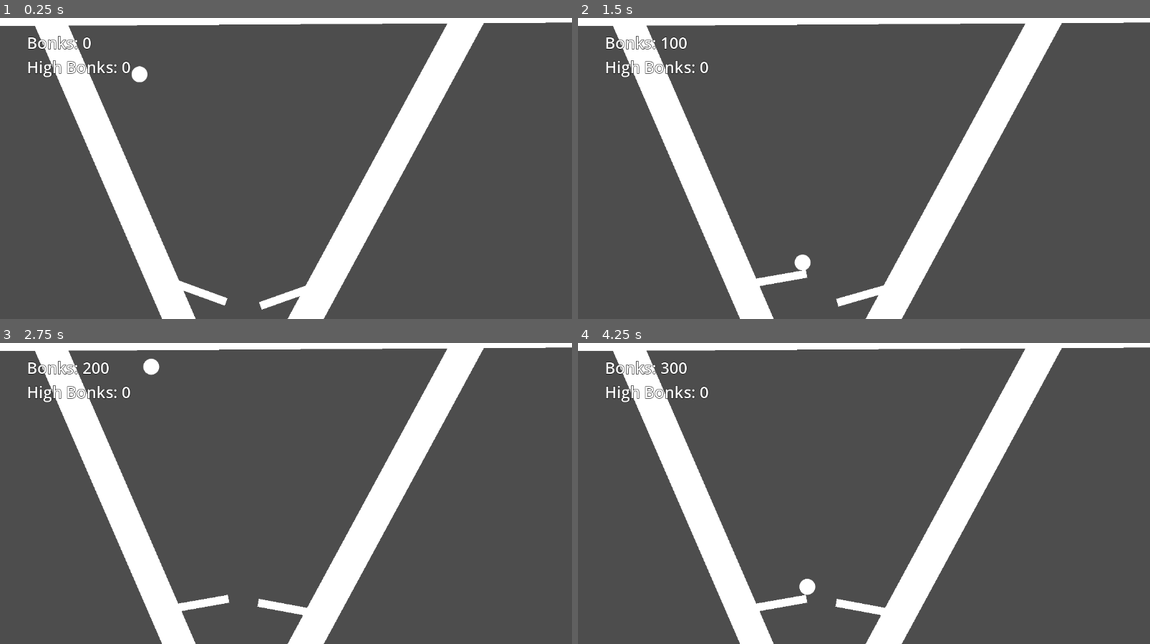
Above: before the commit, frames 1-4 (two rows, left to right).
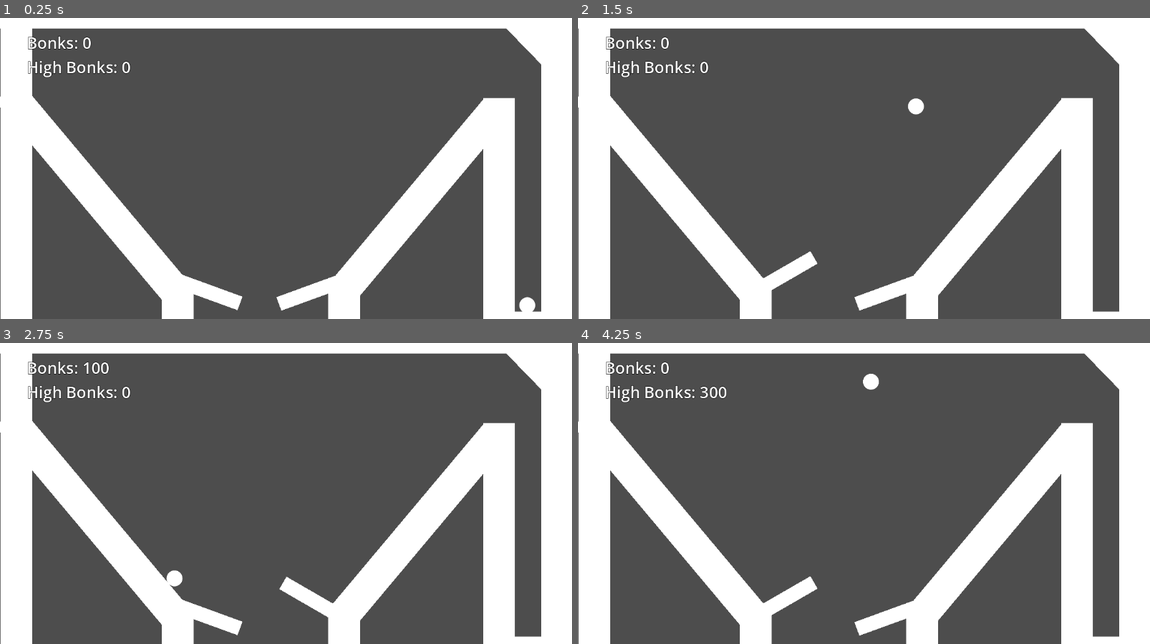
Above: after the commit, the same moments.

Repository: sfreed141/pinball
Game: Godot game, scene res://main.tscn
The game is run twice, just before and just after one commit, with the same random seed, the same clock (stepped at 60 frames per second) and the same inputs.
Inputs:
- Up to frame 1 (0.25 s): no input
- Up to frame 2 (1.5 s): hold D (right) 0.53-1.28 s; hold Space (slap) 0.53-1.28 s; hold A (left) from 1.28 s (still down); tap Space (slap) at 1.35 s
- Up to frame 3 (2.75 s): release A (left) at 2.03 s; hold D (right) from 2.03 s (still down); hold Space (slap) from 2.03 s (still down)
- Up to frame 4 (4.25 s): release Space (slap) at 2.78 s; tap Space (slap) at 2.85 s; release D (right) at 3.53 s; hold A (left) from 3.53 s (still down); hold Space (slap) from 3.53 s (still down)

The runs differ from the first frame. In frame 1, 34% of the frame differs, in the area x 0-100%, y 1-100%; in frame 2, 34%; in frame 3, 34%; in frame 4, 34%.

Commit message:
changed layout of board, added a plunger area, changed plunger variables

Diff:
--- a/project/game/ball.gd
+++ b/project/game/ball.gd
@@ -1,6 +1,16 @@
 extends RigidBody2D
 
+var launched = false
+@export var launchSpeed: float = 2000
+
 signal bonk()
+
+func _process(delta):
+	if (Input.is_action_pressed("slap")) and launched == false:
+		launched = true
+		var upward_impulse = Vector2(0, -launchSpeed)
+		apply_central_impulse(upward_impulse)
+		print("Launched")
 
 func _on_body_entered(body):
 	if body.is_in_group(&"paddle"):
--- a/project/game/gamemode.gd
+++ b/project/game/gamemode.gd
@@ -16,6 +16,7 @@
 var paddles
 
 const RESPAWN_AREA_GROUP = &"respawn_area"
+const PLUNGER_AREA_GROUP = &"plunger_area"
 const BALL_SPAWN_GROUP = &"ball_spawn"
 
 const BALL_SCENE = preload("res://game/ball.tscn")
@@ -29,6 +30,10 @@
 	var respawn_areas = get_tree().get_nodes_in_group(RESPAWN_AREA_GROUP)
 	for r in respawn_areas:
 		r.body_entered.connect(_on_respawn_ball)
+
+	var plunger_areas = get_tree().get_nodes_in_group(PLUNGER_AREA_GROUP)
+	for r in plunger_areas:
+		r.body_entered.connect(_plungerReady)
 
 	var p = ingame_ui
 	while p is CanvasItem or p is CanvasLayer:
@@ -48,6 +53,9 @@
 	_update_ui()
 	_spawn_ball()
 
+func _plungerReady(ball):
+	ball.launched = false
+
 func _on_paddle_bonk():
 	score += 100
 	_update_ui()
--- a/project/game/paddle.gd
+++ b/project/game/paddle.gd
@@ -2,7 +2,8 @@
 
 @onready var _base_angle = rotation_degrees
 var _tween
-const SLAP_ANGLE = 30
+@export var SLAP_ANGLE = 50
+@export var slapSpeed = 45
 
 var _is_left
 
@@ -11,11 +12,11 @@
 
 func _physics_process(delta):
 	var target_angle = _base_angle
-	var slap = Input.is_action_pressed("slap") or (_is_left and Input.is_action_pressed("left")) or (not _is_left and Input.is_action_pressed("right"))
+	var slap = (_is_left and Input.is_action_pressed("left")) or (not _is_left and Input.is_action_pressed("right"))
 	if slap:
 		if cos(_base_angle) < 0:
 			target_angle += SLAP_ANGLE
 		else:
 			target_angle -= SLAP_ANGLE
 
-	rotation = lerp_angle(rotation, deg_to_rad(target_angle), 0.5)
+	rotation = lerp_angle(rotation, deg_to_rad(target_angle), slapSpeed * delta)
--- a/project/game/paddle.tscn
+++ b/project/game/paddle.tscn
@@ -12,9 +12,10 @@
 
 [node name="Sprite2D" type="Sprite2D" parent="."]
 position = Vector2(46, 0)
-scale = Vector2(2, 0.25)
+scale = Vector2(2, 0.453125)
 texture = ExtResource("2_f60pa")
 
 [node name="CollisionShape2D" type="CollisionShape2D" parent="."]
 position = Vector2(46, 0)
+scale = Vector2(1, 1.76)
 shape = SubResource("RectangleShape2D_4m7ld")
--- /dev/null
+++ b/project/game/wall.tscn
@@ -0,0 +1,19 @@
+[gd_scene load_steps=3 format=3 uid="uid://bwoyukoyw4e4d"]
+
+[ext_resource type="Texture2D" uid="uid://cbvi147u2de24" path="res://assets/GiantLightStudios - SimpleShapes/square_64.png" id="1_oyuut"]
+
+[sub_resource type="RectangleShape2D" id="RectangleShape2D_ne3n4"]
+size = Vector2(512, 64)
+
+[node name="Wall" type="StaticBody2D"]
+position = Vector2(1123, 419)
+rotation = 1.5708
+scale = Vector2(1.64481, 1)
+collision_mask = 2
+
+[node name="Sprite2D" type="Sprite2D" parent="."]
+scale = Vector2(8, 1)
+texture = ExtResource("1_oyuut")
+
+[node name="CollisionShape2D" type="CollisionShape2D" parent="."]
+shape = SubResource("RectangleShape2D_ne3n4")
--- a/project/main.tscn
+++ b/project/main.tscn
@@ -2,13 +2,13 @@
 
 [ext_resource type="Script" path="res://game/gamemode.gd" id="1_8jxqk"]
 [ext_resource type="PackedScene" uid="uid://dhlm0r3kgrbs5" path="res://game/paddle.tscn" id="2_67h6p"]
-[ext_resource type="Texture2D" uid="uid://cbvi147u2de24" path="res://assets/GiantLightStudios - SimpleShapes/square_64.png" id="4_vvabt"]
-
-[sub_resource type="RectangleShape2D" id="RectangleShape2D_ne3n4"]
-size = Vector2(512, 64)
+[ext_resource type="PackedScene" uid="uid://bwoyukoyw4e4d" path="res://game/wall.tscn" id="3_kdlmg"]
 
 [sub_resource type="RectangleShape2D" id="RectangleShape2D_hpi33"]
-size = Vector2(420, 69)
+size = Vector2(1149, 69)
+
+[sub_resource type="RectangleShape2D" id="RectangleShape2D_3deai"]
+size = Vector2(96, 74.5)
 
 [sub_resource type="LabelSettings" id="LabelSettings_sdi16"]
 font_size = 32
@@ -23,58 +23,19 @@
 [node name="World" type="Node2D" parent="."]
 
 [node name="Paddle" parent="World" instance=ExtResource("2_67h6p")]
-position = Vector2(352, 576)
+position = Vector2(380, 579)
 rotation = 0.349066
 collision_mask = 2
 
 [node name="Paddle2" parent="World" instance=ExtResource("2_67h6p")]
-position = Vector2(628, 585)
-rotation = 2.80125
+position = Vector2(665, 580)
+rotation = 2.79253
 collision_mask = 2
 
 [node name="BallSpawn" type="Node2D" parent="World" groups=["ball_spawn"]]
-position = Vector2(281, 127)
+position = Vector2(1062, 592)
 
 [node name="Map" type="Node2D" parent="World"]
-
-[node name="Wall" type="StaticBody2D" parent="World/Map"]
-position = Vector2(760, 381)
-rotation = -1.07483
-scale = Vector2(1.64481, 1)
-collision_mask = 2
-
-[node name="Sprite2D" type="Sprite2D" parent="World/Map/Wall"]
-scale = Vector2(8, 1)
-texture = ExtResource("4_vvabt")
-
-[node name="CollisionShape2D" type="CollisionShape2D" parent="World/Map/Wall"]
-shape = SubResource("RectangleShape2D_ne3n4")
-
-[node name="Wall2" type="StaticBody2D" parent="World/Map"]
-position = Vector2(238, 366)
-rotation = 1.16126
-scale = Vector2(1.40797, 0.969448)
-collision_mask = 2
-
-[node name="Sprite2D" type="Sprite2D" parent="World/Map/Wall2"]
-scale = Vector2(8, 1)
-texture = ExtResource("4_vvabt")
-
-[node name="CollisionShape2D" type="CollisionShape2D" parent="World/Map/Wall2"]
-shape = SubResource("RectangleShape2D_ne3n4")
-
-[node name="Wall3" type="StaticBody2D" parent="World/Map"]
-position = Vector2(523, 23)
-rotation = -0.00608075
-scale = Vector2(3.08239, 1)
-collision_mask = 2
-
-[node name="Sprite2D" type="Sprite2D" parent="World/Map/Wall3"]
-scale = Vector2(8, 1)
-texture = ExtResource("4_vvabt")
-
-[node name="CollisionShape2D" type="CollisionShape2D" parent="World/Map/Wall3"]
-shape = SubResource("RectangleShape2D_ne3n4")
 
 [node name="RespawnArea" type="Area2D" parent="World/Map" groups=["respawn_area"]]
 collision_layer = 0
@@ -82,10 +43,66 @@
 monitorable = false
 
 [node name="CollisionShape2D" type="CollisionShape2D" parent="World/Map/RespawnArea"]
-position = Vector2(457, 737)
+position = Vector2(579.5, 685)
 shape = SubResource("RectangleShape2D_hpi33")
 
+[node name="PlungerZone" type="Area2D" parent="World/Map" groups=["plunger_area"]]
+collision_layer = 0
+collision_mask = 2
+monitorable = false
+
+[node name="CollisionShape2D" type="CollisionShape2D" parent="World/Map/PlungerZone"]
+position = Vector2(1068, 606.25)
+shape = SubResource("RectangleShape2D_3deai")
+debug_color = Color(0.904578, 0, 0.303793, 0.42)
+
+[node name="Wall" parent="World/Map" instance=ExtResource("3_kdlmg")]
+position = Vector2(1122, 348)
+scale = Vector2(1.36481, 1)
+
+[node name="Wall7" parent="World/Map" instance=ExtResource("3_kdlmg")]
+position = Vector2(842, 412)
+rotation = 2.26893
+scale = Vector2(0.961082, 1)
+
+[node name="Wall8" parent="World/Map" instance=ExtResource("3_kdlmg")]
+position = Vector2(187, 394)
+rotation = -2.26893
+scale = Vector2(1.04808, 1)
+
+[node name="Wall6" parent="World/Map" instance=ExtResource("3_kdlmg")]
+position = Vector2(33, 348)
+scale = Vector2(1.36481, 1)
+
+[node name="Wall9" parent="World/Map" instance=ExtResource("3_kdlmg")]
+position = Vector2(358, 929)
+scale = Vector2(1.36481, 1)
+
+[node name="Wall10" parent="World/Map" instance=ExtResource("3_kdlmg")]
+position = Vector2(693, 929)
+scale = Vector2(1.36481, 1)
+
+[node name="Wall5" parent="World/Map" instance=ExtResource("3_kdlmg")]
+position = Vector2(554, 31)
+rotation = 0.0
+scale = Vector2(2.84481, 1)
+
+[node name="Wall3" parent="World/Map" instance=ExtResource("3_kdlmg")]
+position = Vector2(1005, 450)
+scale = Vector2(0.964809, 1)
+
+[node name="Wall4" parent="World/Map" instance=ExtResource("3_kdlmg")]
+position = Vector2(1074, 73)
+rotation = 0.798641
+scale = Vector2(0.964809, 1)
+
+[node name="Wall2" parent="World/Map" instance=ExtResource("3_kdlmg")]
+position = Vector2(1065, 665)
+rotation = 3.14159
+scale = Vector2(0.124811, 1)
+
 [node name="UI" type="CanvasLayer" parent="."]
+visible = false
 
 [node name="Menu" type="MarginContainer" parent="UI"]
 anchors_preset = 15
